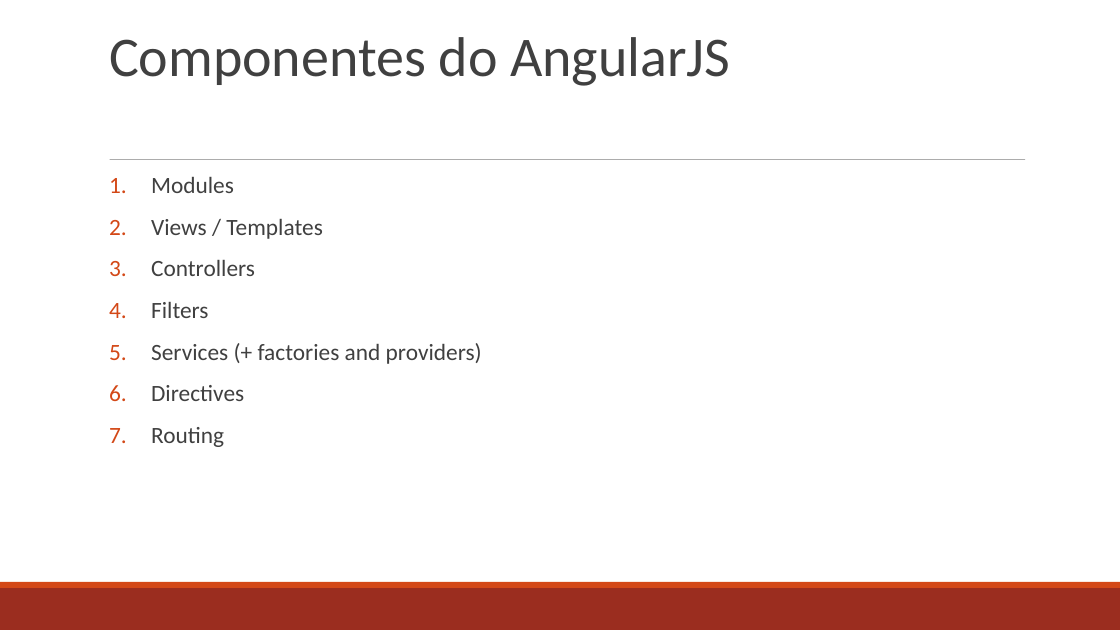
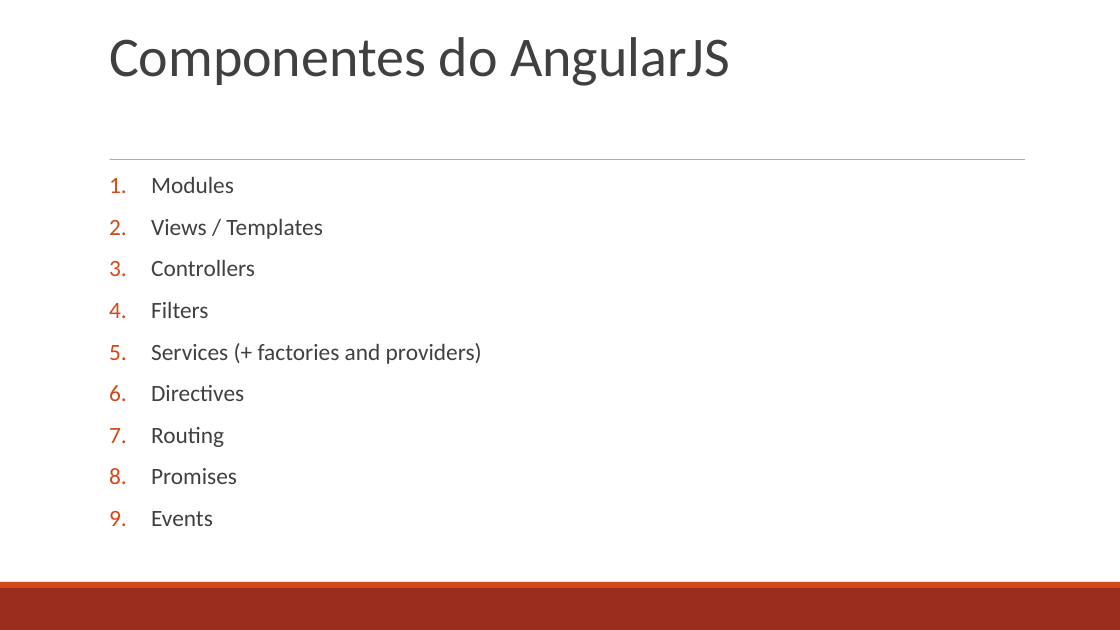
Before and after one commit to jvverde/demo-angular, a slide deck: slide 6 of docs/AngularJS.odp. Drawn at 1120x630 pixels with LibreOffice and Linux fonts; fonts in the diff are those of the drawing. Boxes give left, top, right and bottom in pixels: in the first picture for what was removed or moved away, otherwise in the second. Text is boxed around its words. In the diff, an @@ line names an element or a change of style, - is before the commit and + after.

```diff
--- a/docs/AngularJS.odp
+++ b/docs/AngularJS.odp
@@ text at box(151, 468, 237, 526): paragraphs added @@
+8. Promises
+9. Events
```
Also in this commit, not shown: 4 other slides changed, 6 slides added, 1 other file.
